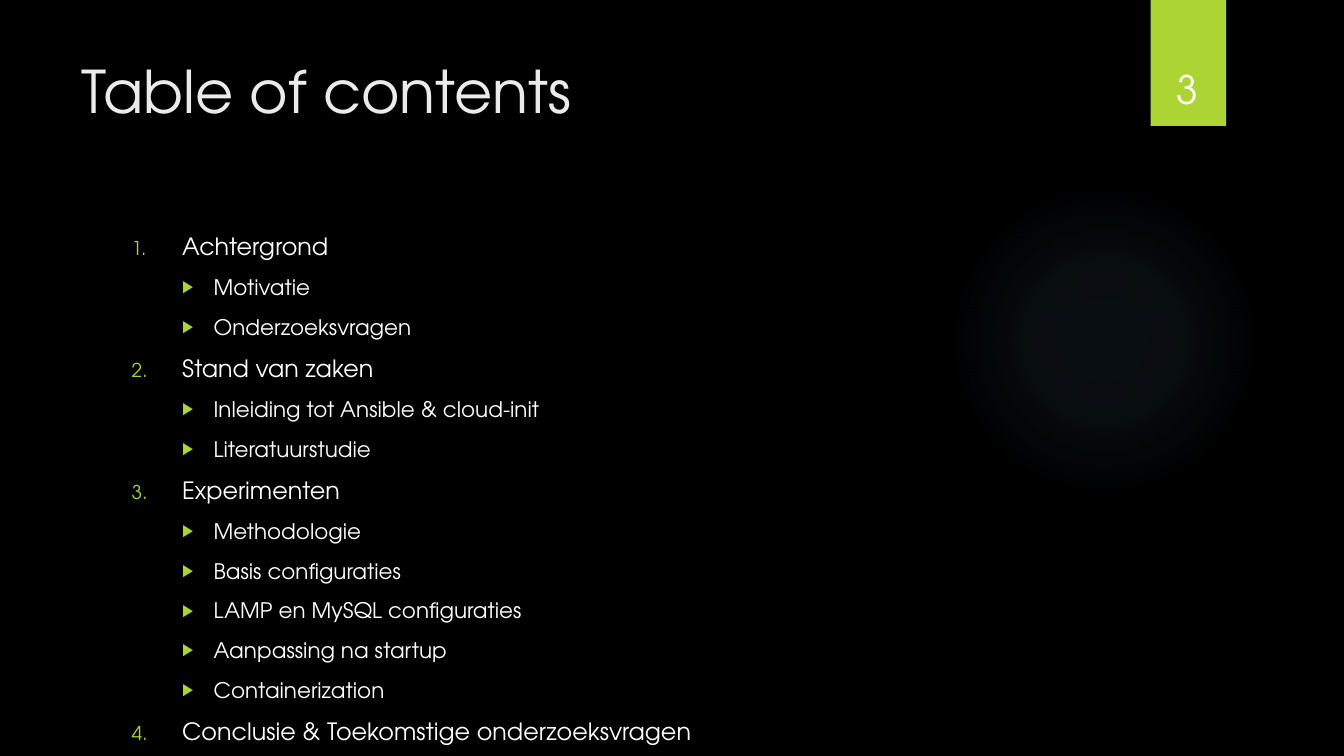
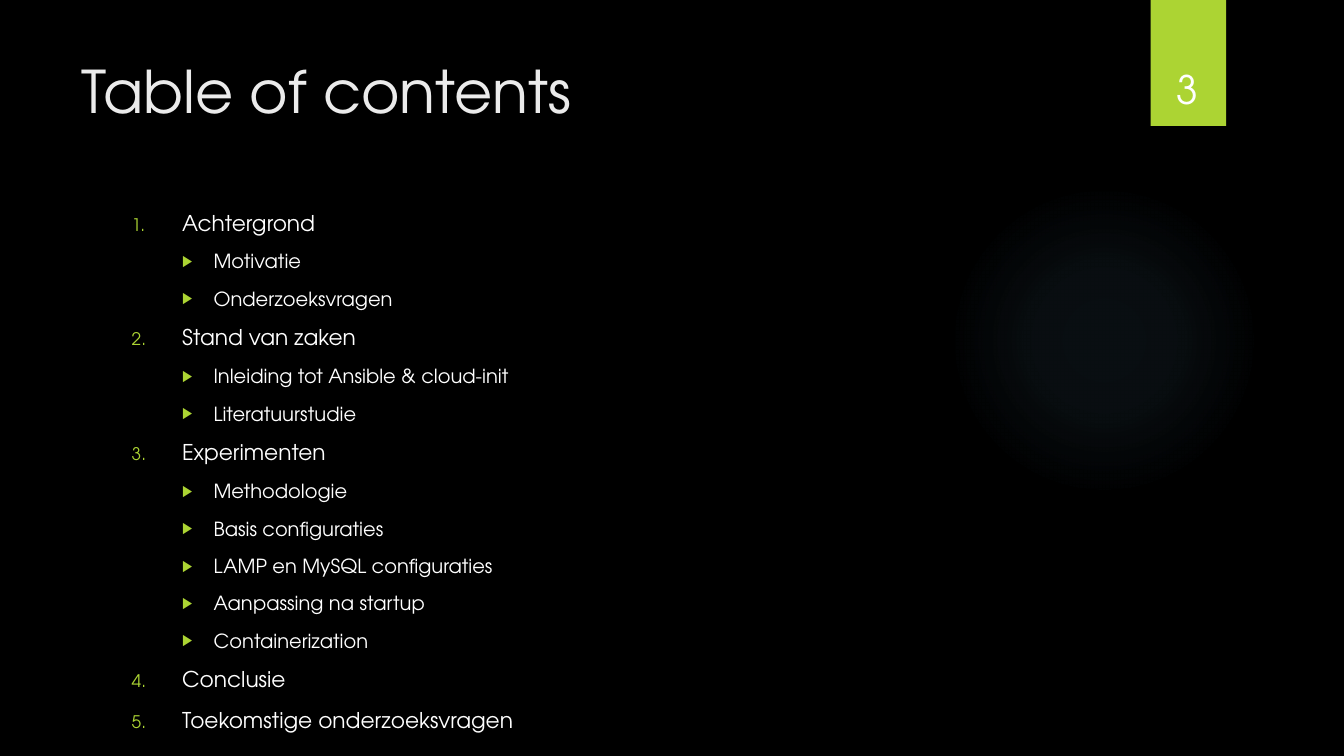
Before and after one commit to MaartenDeS/bachelorproef, a slide deck: slide 3 of presentatie/presentatie.pptx. Drawn at 1344x756 pixels with LibreOffice and Linux fonts; fonts in the diff are those of the drawing; background and template pictures are left out. Boxes give left, top, right and bottom in pixels: in the first picture for what was removed or moved away, otherwise in the second. Text is boxed around its words. In the diff, an @@ line names an element or a change of style, - is before the commit and + after.

```diff
--- a/presentatie/presentatie.pptx
+++ b/presentatie/presentatie.pptx
@@ text "Achtergrond": place and size @@
-text "Achtergrond" at [182, 237, 691, 745]
+text "Achtergrond" at [182, 215, 508, 688]
@@ text at [182, 215, 508, 649]: size 17 to 15.5 pt in "Achtergrond", "Stand van zaken", "Experimenten"; size 15.3 to 13.9 pt in "Motivatie", "Onderzoeksvragen", "Inleiding tot Ansible & cloud-init", "Literatuurstudie" and 5 more places @@
@@ text at [182, 670, 285, 688]: text changed; size 17 to 15.5 pt @@
-4. Conclusie & Toekomstige onderzoeksvragen
+4. Conclusie
+5. Toekomstige onderzoeksvragen
```
Also in this commit, not shown: 25 other slides changed, 12 slides added, 1 slide removed.
